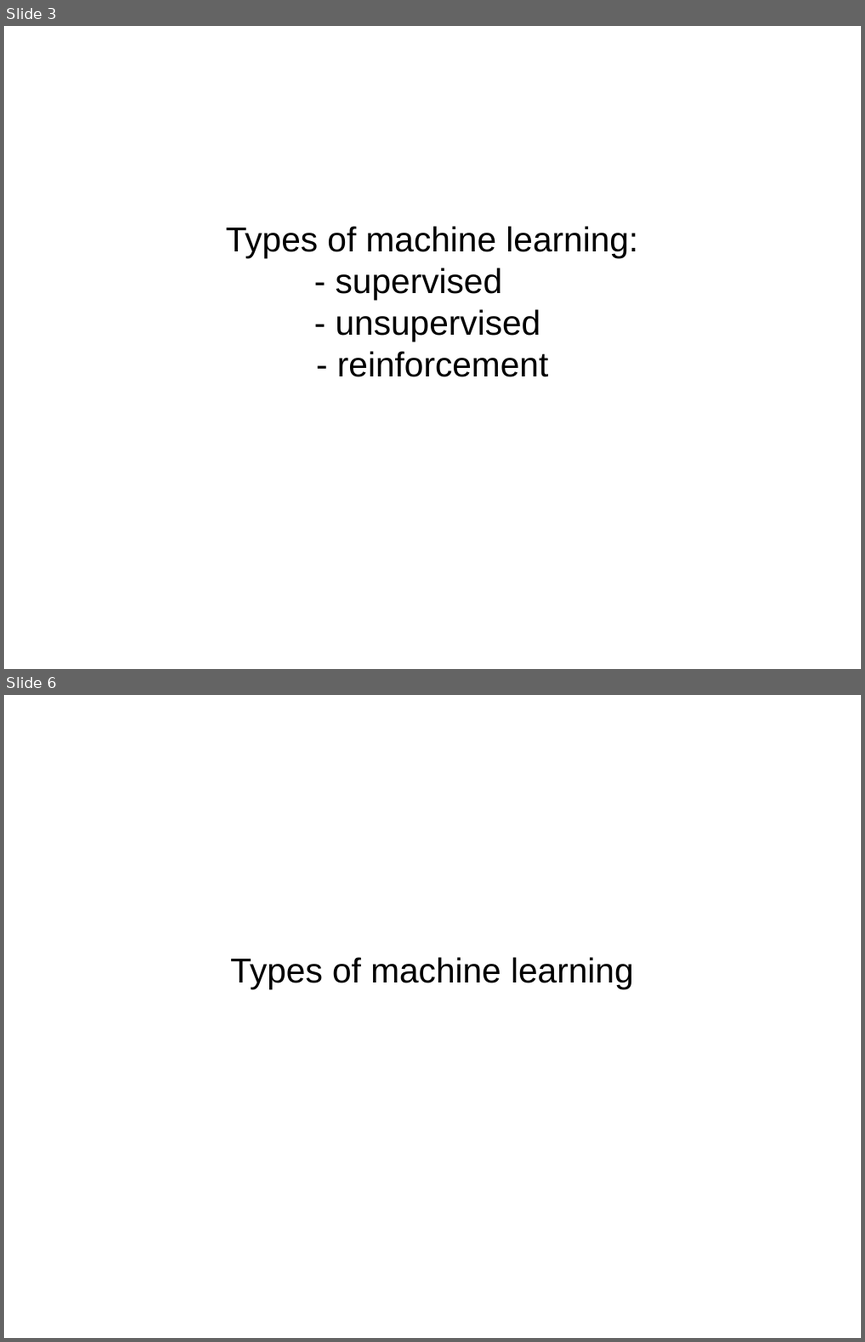
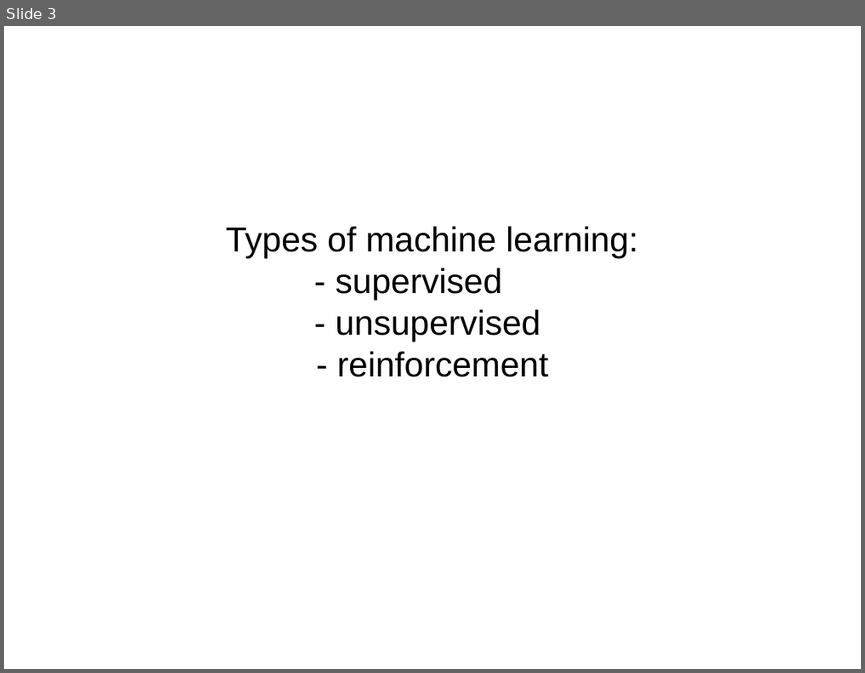
Before and after one commit to amueller/talks_odt, a slide deck: introduction_to_ml_with_python_bnl_2016_bla.odp. Shown one above the other, each under a label of ours: slides 3 and 6 before the commit, slide 3 after it; the slides between them are not shown. The pictures are 865x1342 and 865x673 pixels, drawn with LibreOffice and Linux fonts; fonts in the diff are those of the drawing. Boxes give left, top, right and bottom in pixels: in the first picture for what was removed or moved away, otherwise in the second. Text is boxed around its words. In the diff, an @@ line names an element or a change of style, - is before the commit and + after.

```diff
--- a/introduction_to_ml_with_python_bnl_2016_bla.odp
+++ b/introduction_to_ml_with_python_bnl_2016_bla.odp
@@ slide 6 removed at [4, 695, 861, 1338], background #FFFFFF @@
@@ subtitle removed at [230, 957, 634, 989] @@
-Types of machine learning
```
Also in this commit, not shown: 4 slides changed, 1 slide added.
